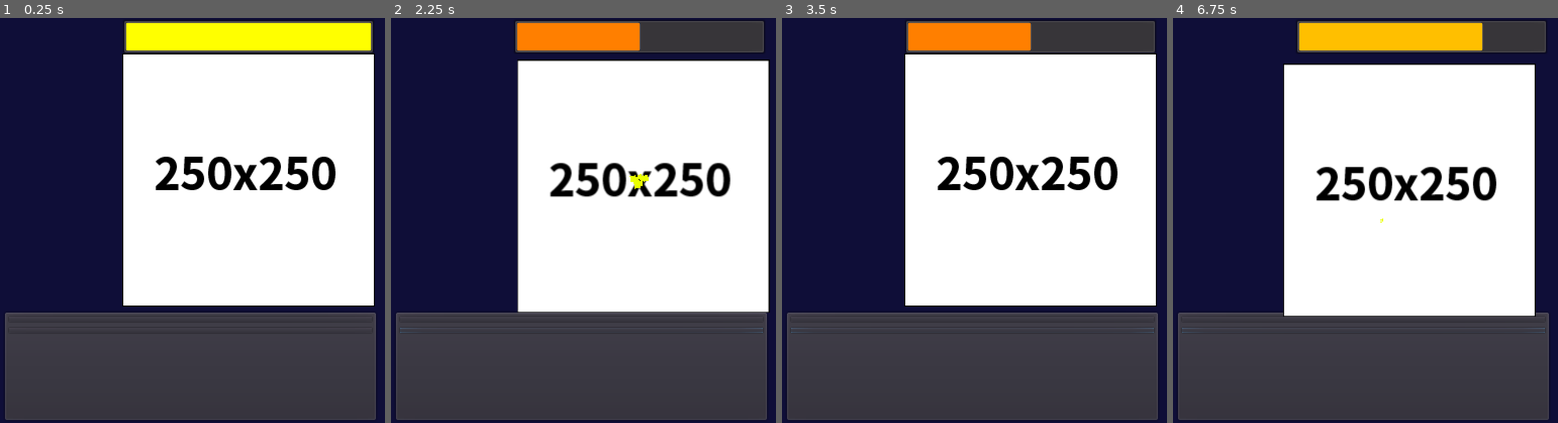
Above: before the commit, frames 1-4 (left to right).
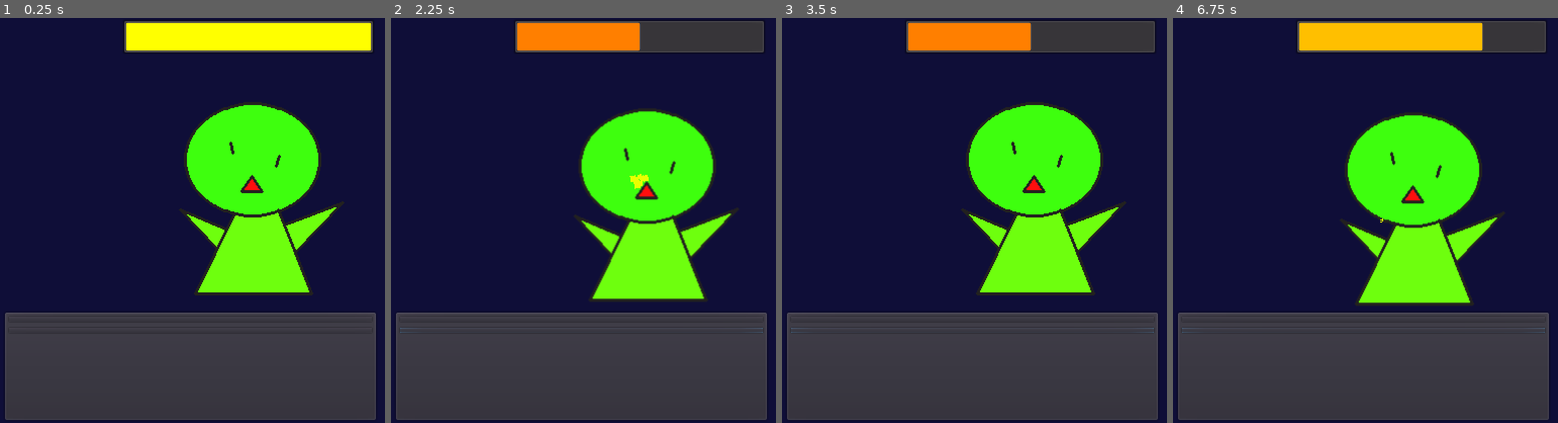
Above: after the commit, the same moments.

Repository: Yu-Channel/Simple-clicker
Game: Godot game, scene res://scene/Main.tscn
The game is run twice, just before and just after one commit, with the same random seed, the same clock (stepped at 60 frames per second) and the same inputs.
Inputs (mouse positions are in pixels of both pictures, inside the frame that each line leads up to):
- Up to frame 1 (0.25 s): no input
- Up to frame 2 (2.25 s): click "Power +1(1)" at 0.5 s; click "AutoPower +1(0)" at 1.25 s; tap Enter at 2 s; drag from (641, 180) to (618, 131) at 2.02 s
- Up to frame 3 (3.5 s): drag from (889, 240) to (1032, 180) at 2.77 s
- Up to frame 4 (6.75 s): tap Space at 3.5, 5.75 s; move the mouse to (1400, 131) at 3.52 s; hold D 3.53-4.25 s; tap F at 3.6, 6.6 s; tap Enter at 4.25, 6.5 s; drag from (1342, 301) to (1238, 159) at 4.27 s; move the mouse to (1481, 281) at 5.02 s; hold A 5.03-5.75 s; tap Backspace at 5.1 s; drag from (1238, 159) to (1423, 180) at 5.77 s; move the mouse to (1380, 220) at 6.52 s; hold A from 6.53 s (still down); click (1380, 220) at 6.67 s

The runs differ from the first frame. In frame 1, 41% of the frame differs, in the area x 31-98%, y 8-72%; in frame 2, 41%; in frame 3, 41%; in frame 4, 41%.

Commit message:
敵のグラフィックをコード上で差し替えさせる修正

Diff:
--- a/scripts/Enemy.gd
+++ b/scripts/Enemy.gd
@@ -1,4 +1,6 @@
 extends Area2D
+
+var enemy_sprite_texture = load("res://sprite/monster01.png")
 
 onready var enemy_sprite = $Sprite
 
@@ -48,6 +50,8 @@
 	var enemy_hp:float = 0
 	enemy_hp = int(10 * (1 + pow(Grobal.floor_num, 1.18) - 1) * 0.2)
 
+	enemy_sprite.texture = enemy_sprite_texture
+
 	# 10の倍数floorごとに
 	if !(Grobal.floor_num % 10):
 		enemy_hp *= 1 + (pow(float(Grobal.floor_num) / 10, 2) * 0.1)
